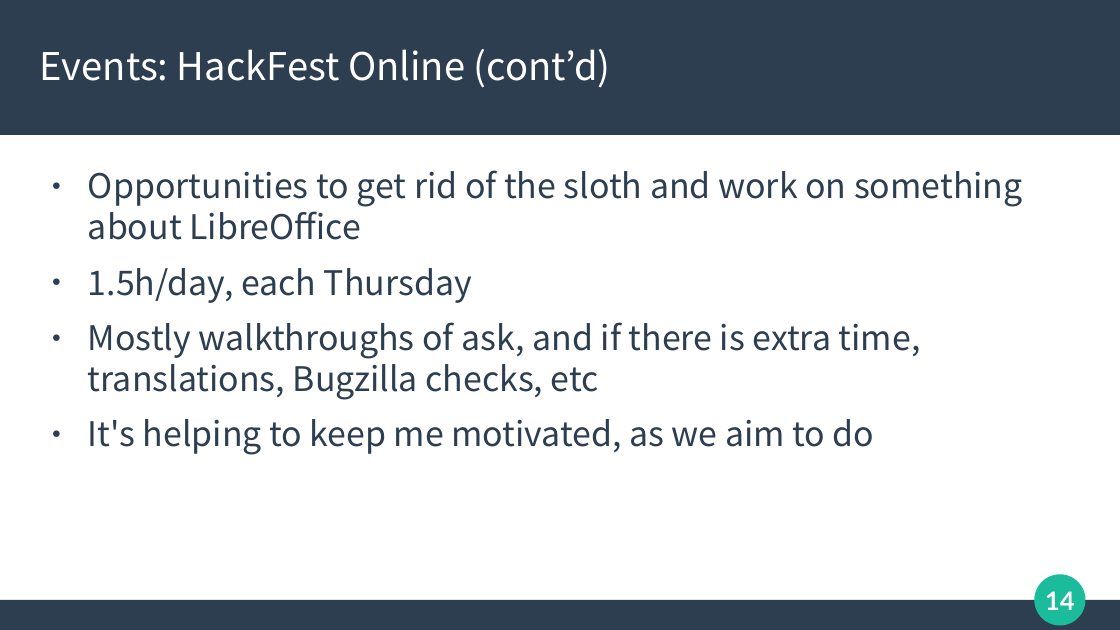
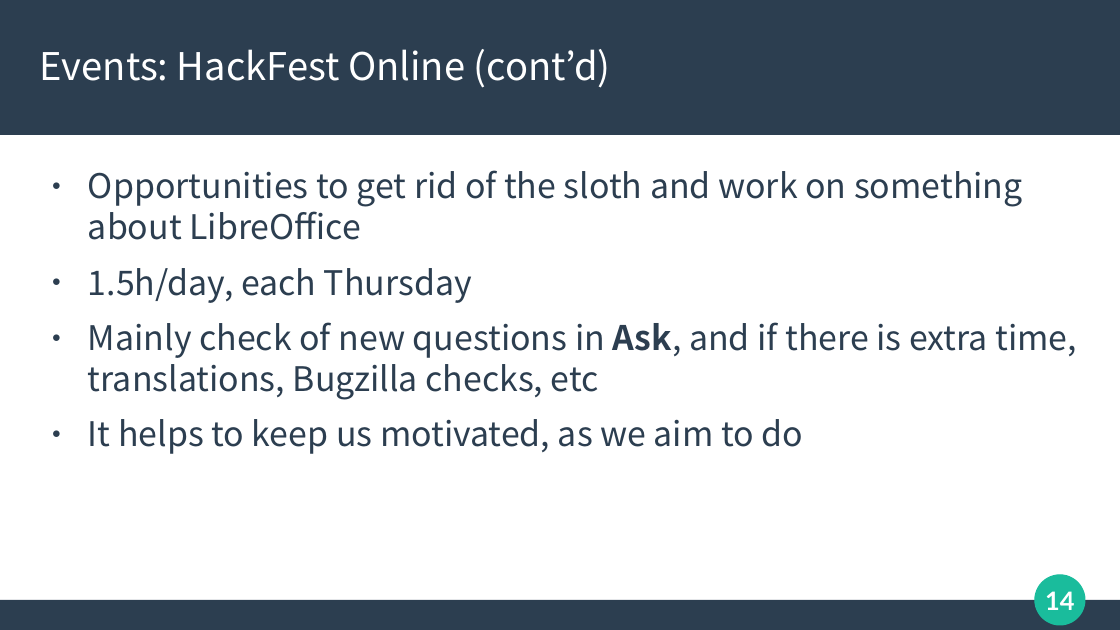
Before and after one commit to naruoga/presentations, a slide deck: slide 14 of 20231008-LOUCA2023-LibO-Japanese-Activities.odp. Drawn at 1120x630 pixels with LibreOffice and Linux fonts; fonts in the diff are those of the drawing. Boxes give left, top, right and bottom in pixels: in the first picture for what was removed or moved away, otherwise in the second. Text is boxed around its words. In the diff, an @@ line names an element or a change of style, - is before the commit and + after.

```diff
--- a/20231008-LOUCA2023-LibO-Japanese-Activities.odp
+++ b/20231008-LOUCA2023-LibO-Japanese-Activities.odp
@@ text at <box>88,322,1077,454</box>: text changed @@
-● Mostly walkthroughs of ask, and if there is extra time, translations, Bugzilla checks, etc
-● It's helping to keep me motivated, as we aim to do
+● Mainly check of new questions in Ask, and if there is extra time, translations, Bugzilla checks, etc
+● It helps to keep us motivated, as we aim to do
```
Also in this commit, not shown: 10 other slides changed.
